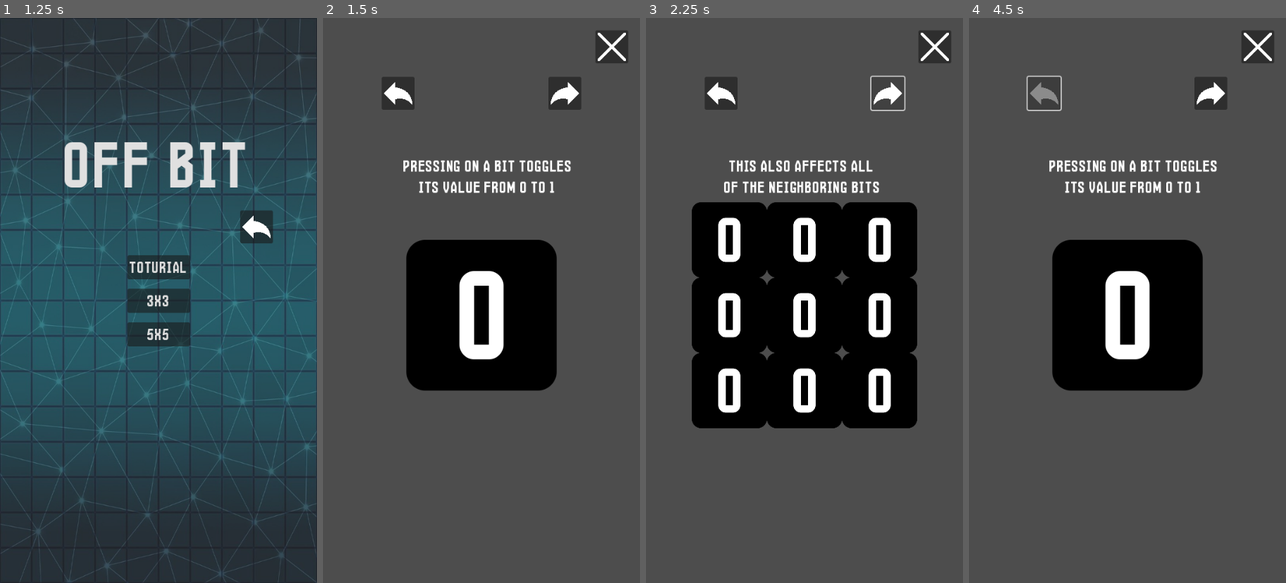
Above: before the commit, frames 1-4 (left to right).
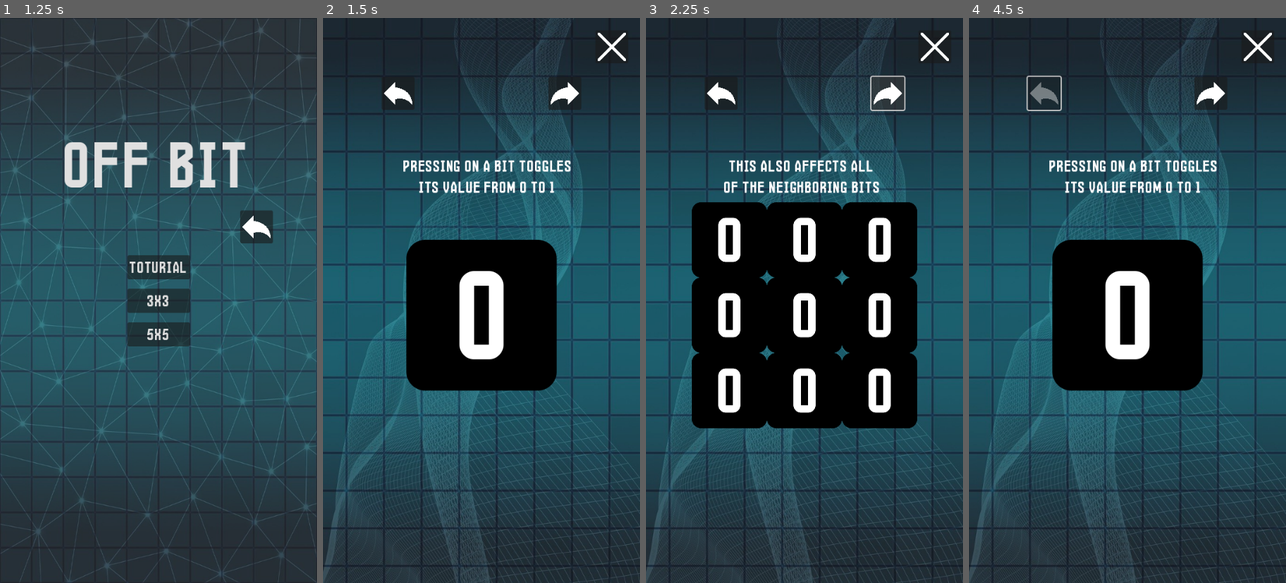
Above: after the commit, the same moments.

Repository: SytonK/off-bit
Game: Godot game, scene res://scenes/UI/menus/main menu/main_menu.tscn
Same seed, same stepped clock (60 frames per second), same inputs: the game is played once before the commit and once after it.
Inputs (mouse positions are in pixels of both pictures, inside the frame that each line leads up to):
- Up to frame 1 (1.25 s): click "Base mode" at 0.5 s
- Up to frame 2 (1.5 s): click "Toturial" at 1.25 s
- Up to frame 3 (2.25 s): click (886, 91) at 2 s
- Up to frame 4 (4.5 s): click (1209, 91) at 2.75 s; click (1045, 91) at 3.5 s; tap Enter at 4.25 s; drag from (1051, 238) to (1051, 390) at 4.27 s

Frame 1 is identical in both runs. In frame 2, 84% of the frame differs, in the area x 0-100%, y 0-100%; in frame 3, 68%; in frame 4, 84%.

Commit message:
feat/base tutorial background

Diff:
--- a/scenes/tutorials/base tutorial/base_tutorial.tscn
+++ b/scenes/tutorials/base tutorial/base_tutorial.tscn
@@ -1,14 +1,21 @@
-[gd_scene load_steps=7 format=3 uid="uid://cm3lpl4djmllv"]
+[gd_scene load_steps=8 format=3 uid="uid://cm3lpl4djmllv"]
 
 [ext_resource type="Script" uid="uid://m81fbiug1fdu" path="res://scripts/tutorials/base tutorial/base_tutorial.gd" id="1_p7hoq"]
 [ext_resource type="PackedScene" uid="uid://ctpgwfd4b33a5" path="res://scenes/UI/part selector/part_selector.tscn" id="1_q2l0b"]
 [ext_resource type="Texture2D" uid="uid://b78keiyqygu62" path="res://assets/icons/x-icon.png" id="1_qjkwa"]
+[ext_resource type="Texture2D" uid="uid://k2nbjj6wb5x0" path="res://assets/backgrounds/game background.jpg" id="2_qy788"]
 [ext_resource type="PackedScene" uid="uid://88b7sybxdwmb" path="res://scenes/tutorials/base tutorial/parts/base_part_1.tscn" id="4_uctne"]
 [ext_resource type="PackedScene" uid="uid://2ki2w2dsnm8l" path="res://scenes/tutorials/base tutorial/parts/base_part_2.tscn" id="5_as6he"]
 [ext_resource type="PackedScene" uid="uid://dhjxgenhhll82" path="res://scenes/tutorials/base tutorial/parts/base_part_3.tscn" id="6_as6he"]
 
 [node name="BaseTutorial" type="Node2D"]
 script = ExtResource("1_p7hoq")
+
+[node name="Sprite2D" type="Sprite2D" parent="."]
+self_modulate = Color(1, 1, 1, 0.75)
+position = Vector2(296, 483)
+scale = Vector2(0.8, 0.8)
+texture = ExtResource("2_qy788")
 
 [node name="CanvasLayer" type="CanvasLayer" parent="."]
 
